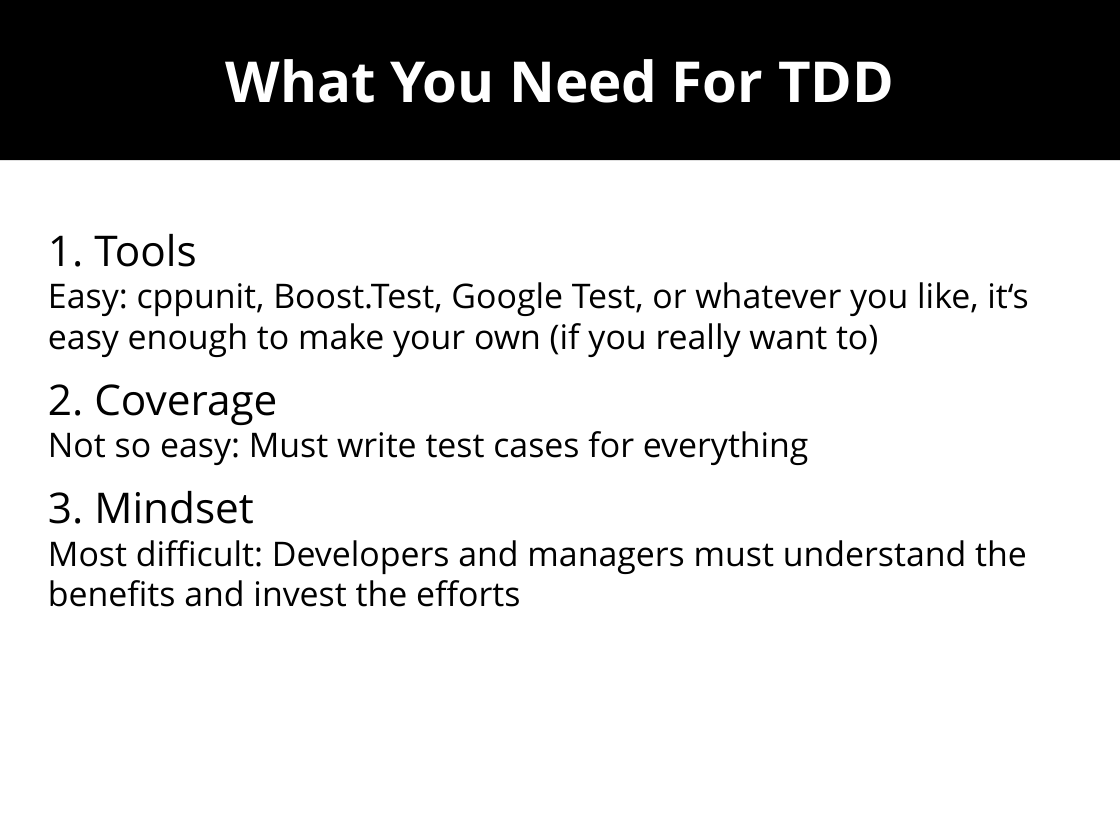
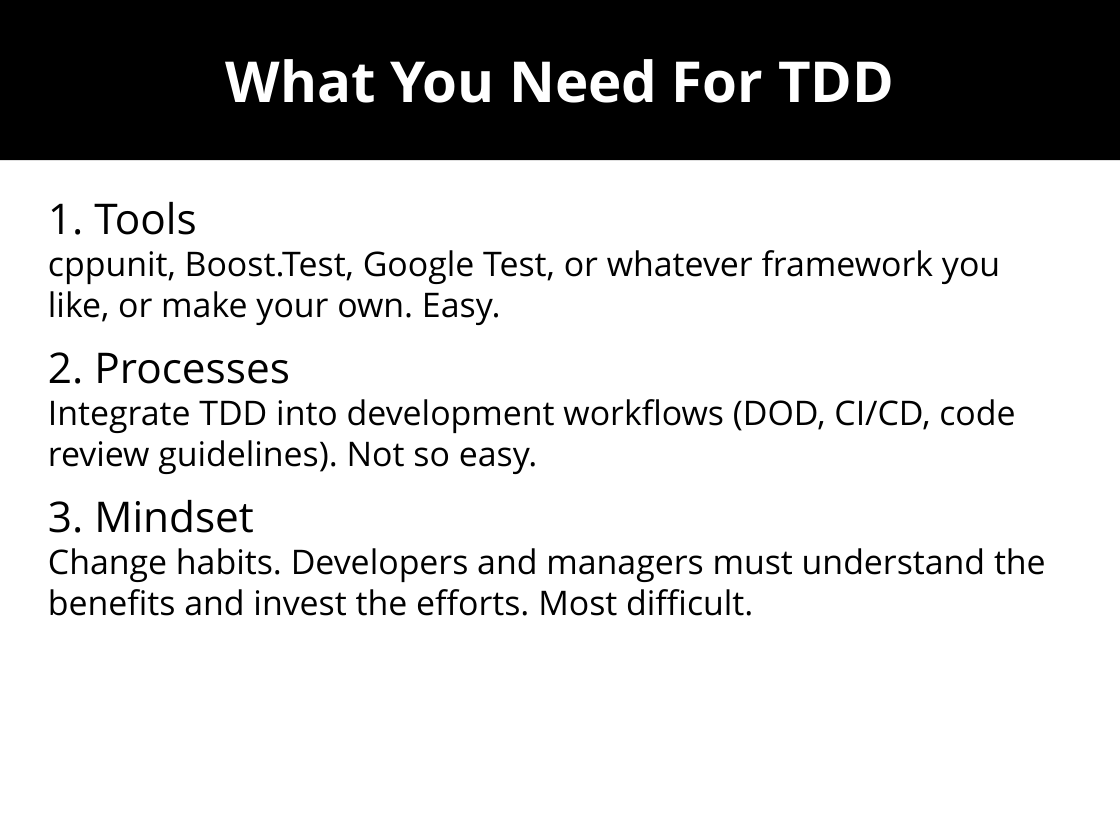
Before and after one commit to wolframroesler/Talks, a slide deck: slide 8 of tdd.odp (slide 6 before the commit). Drawn at 1120x840 pixels with LibreOffice and Linux fonts; fonts in the diff are those of the drawing. Boxes give left, top, right and bottom in pixels: in the first picture for what was removed or moved away, otherwise in the second. Text is boxed around its words. In the diff, an @@ line names an element or a change of style, - is before the commit and + after.

Commit message:
Add more pages to the TDD talk

```diff
--- a/tdd.odp
+++ b/tdd.odp
@@ text "1. Tools": place and size @@
-text "1. Tools" at <box>48,234,1028,607</box>
+text "1. Tools" at <box>48,202,1046,616</box>
@@ text at <box>48,250,1015,474</box>: text changed @@
-Easy: cppunit, Boost.Test, Google Test, or whatever you like, it‘s easy enough to make your own (if you really want to)
-2. Coverage
-Not so easy: Must write test cases for everything
+cppunit, Boost.Test, Google Test, or whatever framework you like, or make your own. Easy.
+2. Processes
+Integrate TDD into development workflows (DOD, CI/CD, code review guidelines). Not so easy.
@@ text at <box>48,548,1046,616</box>: text changed @@
-Most difficult: Developers and managers must understand the benefits and invest the efforts
+Change habits. Developers and managers must understand the benefits and invest the efforts. Most difficult.
```
Also in this commit, not shown: 3 other slides changed, 9 slides added.
